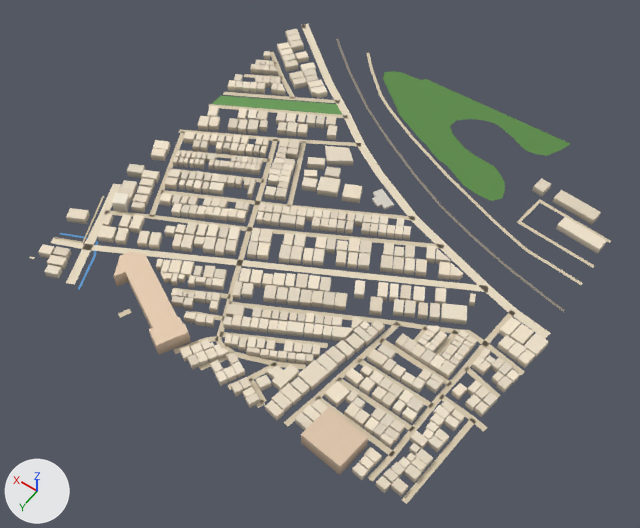
A saved change to the glTF model public/assets/bengaluru-region-v1/tiles/t14_5-l0.glb.
One viewpoint serves both versions: a 50 mm lens placed at (6899.0, 3304.0, 754.0), pointed at (7253.0, 2808.0, -26.0). Lighting does not change. The marker at lower left points along +X, +Y and +Z. The older version comes first. Vertices at exactly the same position are counted once.

The first picture shows 'building', 'ground' and 1 more.
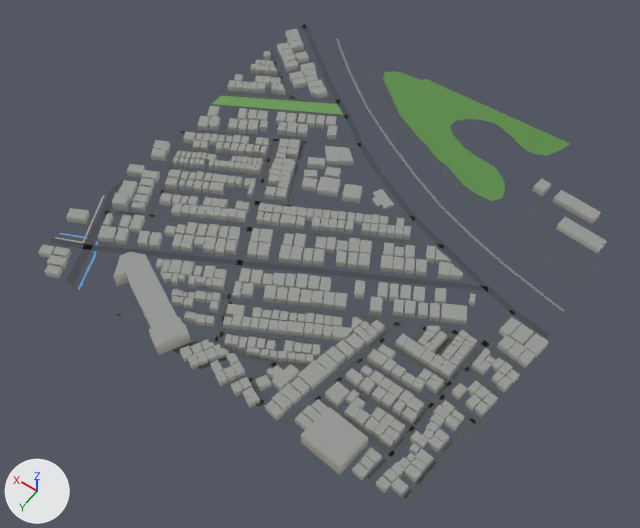
The change, as a list of edits to the scene's bpy script:
```text
Change me_building:
    used by ob_building; location = (7000.0, 2500.0, 0.0)
    remove me_building.from_pydata(...)  # 4094 vertices, 5156 faces; spans x -5.0..512.0, y 21.0..512.0, z 0.0..18.0
    add me_building.from_pydata(...)  # 4094 vertices, 6202 faces; spans x -5.0..512.0, y 21.0..512.0, z 0.0..18.0
    me_building part 1: 5156 kept faces spanning x -5.0..512.0, y 21.0..512.0, z 0.0..18.0 get new vertex colours
Change me_ground:
    used by ob_ground; location = (7000.0, 2500.0, 0.0)
    remove me_ground.from_pydata(...)  # 665 vertices, 606 faces; spans x -1.0..505.0, y -4.0..502.0, z 1.0
    add me_ground.from_pydata(...)  # 686 vertices, 626 faces; spans x 0.0..500.0, y 0.0..500.0, z 1.0
    me_ground part 2: the loose piece of 40 vertices spanning x -1.0..498.0, y -1.0..271.0, z 1.0 is rebuilt with 40 vertices and now spans x 0.0..498.0, y 1.0..270.0, z 1.0
    me_ground part 3: the loose piece of 12 vertices spanning x 346.0..501.0, y 115.0..204.0, z 1.0 is rebuilt with 14 vertices and now spans x 345.0..500.0, y 114.0..206.0, z 1.0
    me_ground part 4: 10 vertices moved from x 367.0..502.0, y 255.0..501.0, z 1.0 to x 367.0..500.0, y 254.0..500.0, z 1.0; 13 vertices removed from x 436.0..505.0, y 364.0..502.0, z 1.0; 24 vertices added at x 367.0..500.0, y 354.0..500.0, z 1.0
    me_ground part 5: 14 vertices moved from x 444.0..501.0, y -1.0..175.0, z 1.0 to x 447.0..500.0, y 0.0..177.0, z 1.0; 11 vertices removed from x 394.0..502.0, y -4.0..75.0, z 1.0; 13 vertices added at x 392.0..500.0, y 0.0..69.0, z 1.0
    me_ground part 6: 4 vertices moved from x 193.0..297.0, y 499.0..501.0, z 1.0 to x 187.0..291.0, y 500.0, z 1.0; 9 vertices removed from x 149.0..292.0, y 470.0..501.0, z 1.0; 11 vertices added at x 152.0..298.0, y 469.0..500.0, z 1.0
    me_ground part 7: 4 vertices moved from x 31.0..64.0, y 149.0..156.0, z 1.0 to x 16.0..56.0, y 150.0..158.0, z 1.0; 3 vertices removed from x 20.0..30.0, y 114.0..186.0, z 1.0; 5 vertices added at x 0.0..31.0, y 113.0..187.0, z 1.0
    me_ground part 8: 3 vertices moved from x 1.0..24.0, y 313.0..398.0, z 1.0 to x 0.0..15.0, y 314.0..392.0, z 1.0; 4 vertices removed from x -1.0..58.0, y 392.0..500.0, z 1.0; 6 vertices added at x 0.0..57.0, y 398.0..500.0, z 1.0
    me_ground part 9: 353 kept faces spanning x 0.0..500.0, y 0.0..500.0, z 1.0 get new vertex colours; the middle colour goes from beige #d7c9ae to dark grey #535556
```

What differs and where, as boxes [x1, y1, x2, y2] in the pictures (640 x 528 px; the box of a moved part takes in the faces that stretch with it):
'ground', reshaped
    before: [29, 24, 611, 504]
    after: [31, 24, 611, 504]
part 1 of me_building, recoloured (darker)
    both: [38, 29, 607, 497]
part 2 of me_ground, rebuilt
    before: [302, 26, 550, 339]
    after: [304, 26, 549, 338]
part 3 of me_ground, rebuilt
    before: [209, 104, 348, 119]
    after: [207, 104, 348, 119]
part 4 of me_ground, moved or reshaped
    before: [29, 129, 184, 318]
    after: [31, 130, 184, 317]
part 5 of me_ground, moved or reshaped
    before: [223, 24, 373, 100]
    after: [222, 24, 373, 100]
part 6 of me_ground, moved or reshaped
    before: [173, 337, 318, 426]
    after: [172, 337, 318, 426]
part 7 of me_ground, moved or reshaped
    before: [517, 213, 602, 285]
    after: [517, 213, 611, 285]
part 8 of me_ground, moved or reshaped
    before: [368, 343, 525, 498]
    after: [367, 342, 524, 504]
part 9 of me_ground, recoloured
    both: [78, 42, 594, 457]
